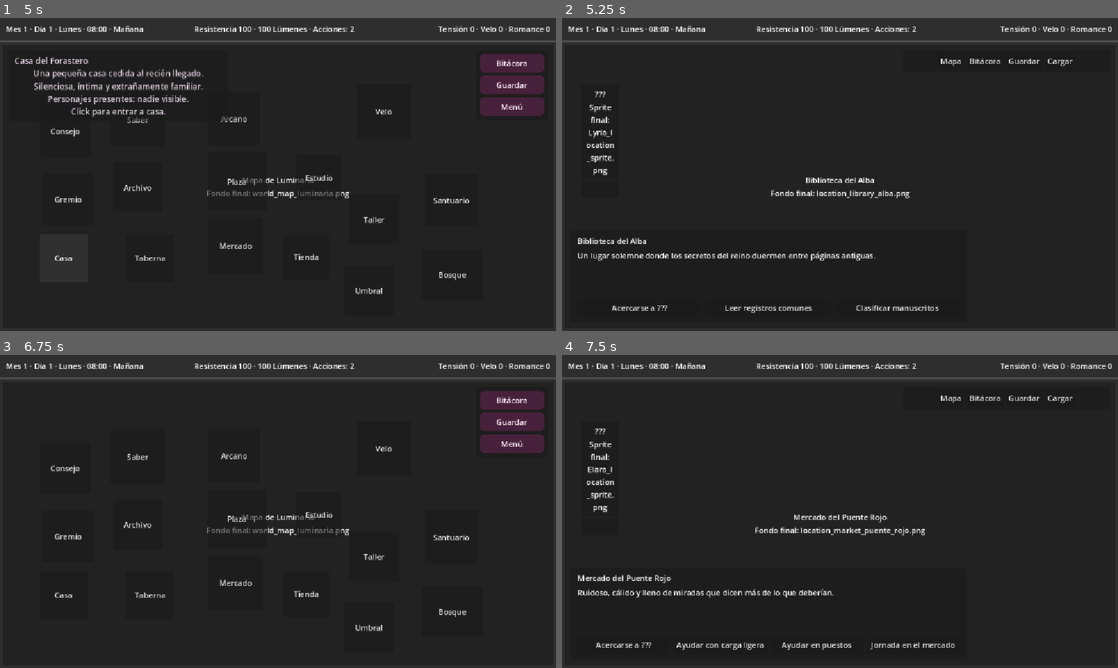
Above: before the commit, frames 1-4 (two rows, left to right).
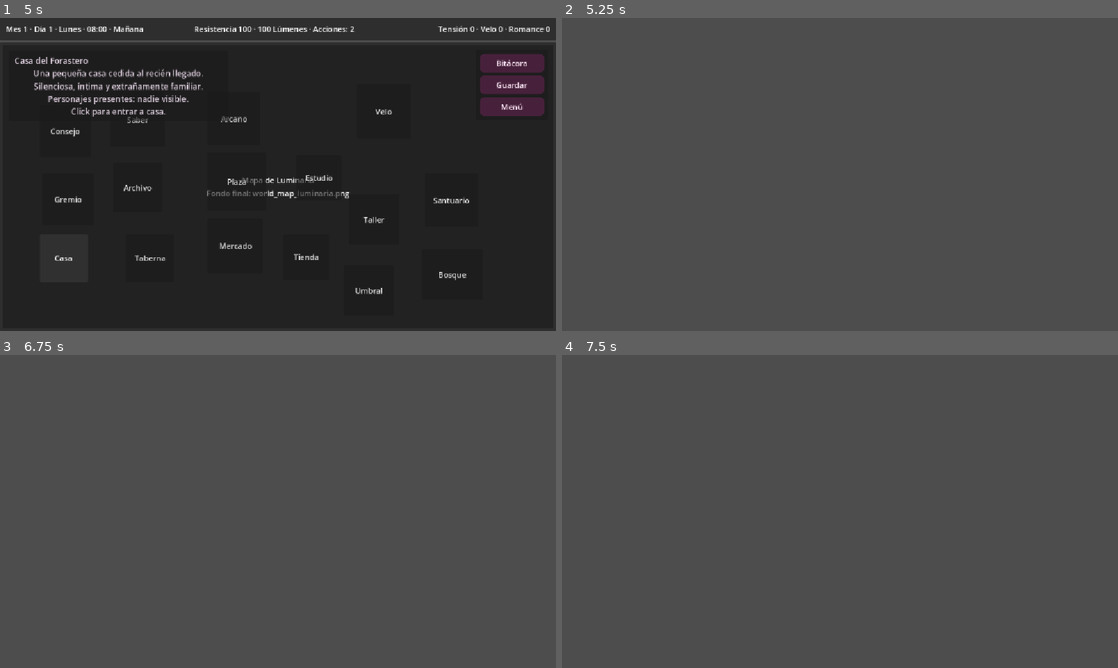
Above: after the commit, the same moments.

Repository: JoshSnowMex/isekai-novel
Game: Godot game, scene res://scenes/menu/MainMenu.tscn
Same seed, same stepped clock (60 frames per second), same inputs: the game is played once before the commit and once after it.
Inputs (mouse positions are in pixels of both pictures, inside the frame that each line leads up to):
- Up to frame 1 (5 s): click "Nuevo juego" at 0.5 s; click "Forastero Sensible" at 1.25 s; click "Confirmar clase" at 2 s; click "Hombre" at 2.75 s; click "Comenzar" at 3.5 s; click "Casa" at 4.25 s
- Up to frame 2 (5.25 s): click "Saber" at 5 s
- Up to frame 3 (6.75 s): click (38, 452) at 5.77 s; click (389, 398) at 6.5 s, where only the run before the commit has a clickable "Mapa"
- Up to frame 4 (7.5 s): click (795, 583) at 7.25 s, where only the run before the commit has a clickable "Mercado"

Frame 1 is identical in both runs. In frame 2, 98% of the frame differs, in the area x 0-100%, y 0-100%; in frame 3, 98%; in frame 4, 98%.
Error after the commit: Parse Error: Function "get_scaled_character_size" has the same name as a previously declared function. (res://scenes/location/location_scene.gd:1262)

Commit message:
Update location_scene.gd

Diff:
--- a/scenes/location/location_scene.gd
+++ b/scenes/location/location_scene.gd
@@ -328,6 +328,48 @@
 	name_margin.add_child(name_label)
 
 	button.set_meta("name_label", name_label)
+
+func get_scaled_character_size() -> Vector2:
+	var scale_factor: float = min(
+		location_layer.size.x / BASE_LOCATION_SIZE.x,
+		location_layer.size.y / BASE_LOCATION_SIZE.y
+	)
+
+	scale_factor = clamp(scale_factor, 0.72, 1.0)
+
+	return CHARACTER_BASE_SIZE * scale_factor
+
+
+func get_bottom_panel_reserved_height() -> float:
+	if bottom_panel == null:
+		return 210.0
+
+	return max(bottom_panel.size.y + 28.0, 210.0)
+
+
+func get_stable_character_position(npc_id: String, index: int, total: int, button_size: Vector2) -> Vector2:
+	return get_character_position(index, total, button_size)
+
+
+func get_character_position(index: int, total: int, button_size: Vector2) -> Vector2:
+	var reserved_bottom: float = get_bottom_panel_reserved_height()
+	var available_height: float = max(220.0, location_layer.size.y - reserved_bottom)
+
+	var base_x: float = 32.0
+	var gap_x: float = 28.0
+
+	var x: float = base_x + (float(index) * (button_size.x + gap_x))
+	var y: float = max(
+		58.0,
+		available_height - button_size.y - 8.0
+	)
+
+	var max_x: float = max(32.0, location_layer.size.x - button_size.x - 32.0)
+
+	return Vector2(
+		clamp(x, 32.0, max_x),
+		y
+	)
 
 func show_location_overview(location_data: Dictionary, clear_message: bool = false) -> void:
 	selected_npc_id = ""
